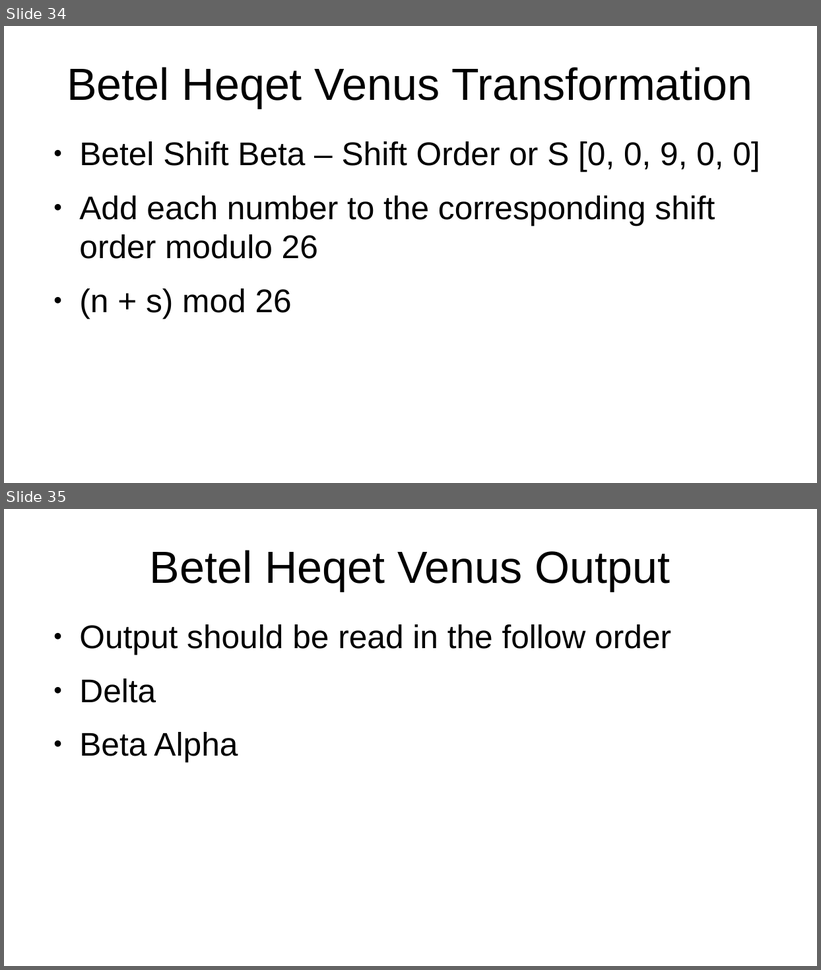
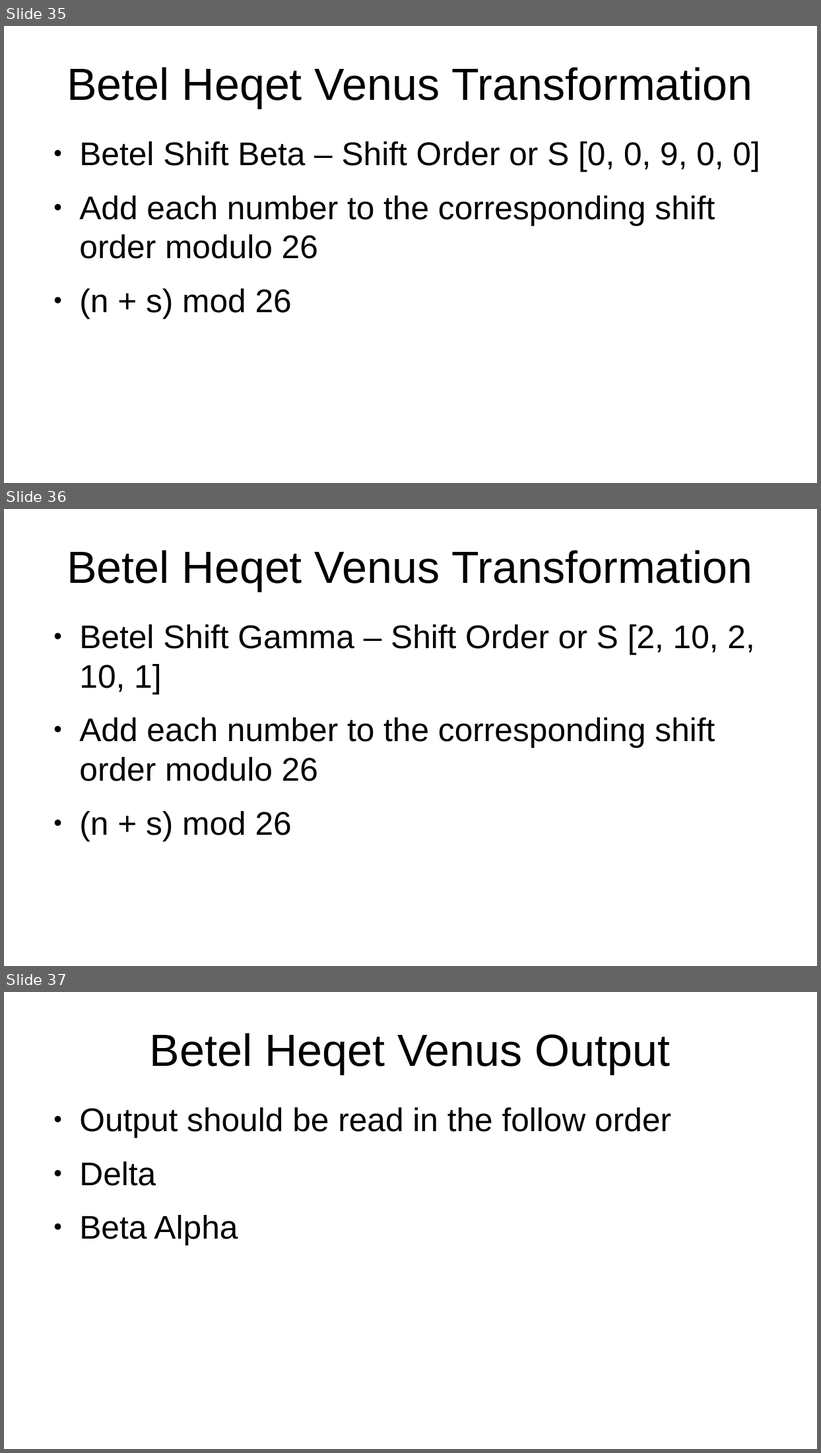
Before and after one commit to pvial00/Book-of-Egyptian-Cryptography, a slide deck: Book of Egyptian Cryptography (Uvajda).pptx. Shown one above the other, each under a label of ours: slides 34 and 35 before the commit, slides 35, 36 and 37 after it. The pictures are 821x970 and 821x1453 pixels, drawn with LibreOffice and Linux fonts; fonts in the diff are those of the drawing. Boxes give left, top, right and bottom in pixels: in the first picture for what was removed or moved away, otherwise in the second. Text is boxed around its words. In the diff, an @@ line names an element or a change of style, - is before the commit and + after.

```diff
--- a/Book of Egyptian Cryptography (Uvajda).pptx
+++ b/Book of Egyptian Cryptography (Uvajda).pptx
@@ slide 36 added at (4, 509, 817, 966), background #FFFFFF @@
@@ text added at (67, 550, 752, 591), 44 pt, text #000000 @@
+Betel Heqet Venus Transformation
@@ text added at (79, 625, 754, 841), 32 pt, text #000000 @@
+● Betel Shift Gamma – Shift Order or S [2, 10, 2, 10, 1]
+● Add each number to the corresponding shift order modulo 26
+● (n + s) mod 26
@@ what was slide 34 is now slide 35 @@
@@ what was slide 35 is now slide 37 @@
```
Also in this commit, not shown: 1 slide changed, 1 other slide added, 1 other file.
